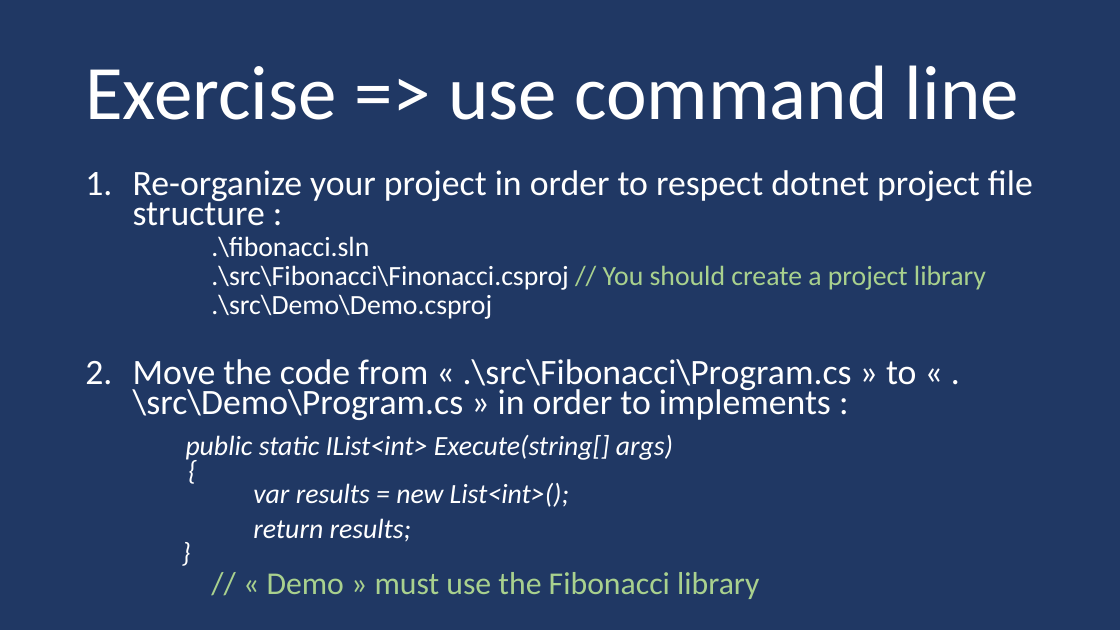
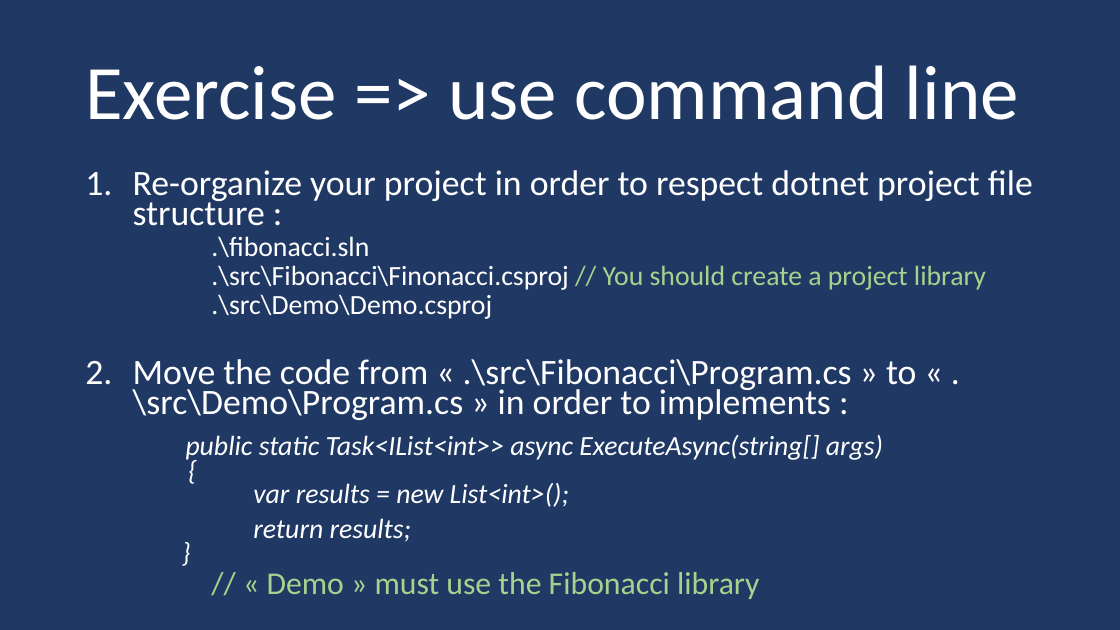
Before and after one commit to guillaume-chervet/course.dotnet, a slide deck: slide 92 of documentations/dotnet6.pptx. Drawn at 1120x630 pixels with LibreOffice and Linux fonts; fonts in the diff are those of the drawing. Boxes give left, top, right and bottom in pixels: in the first picture for what was removed or moved away, otherwise in the second. Text is boxed around its words. In the diff, an @@ line names an element or a change of style, - is before the commit and + after.

```diff
--- a/documentations/dotnet6.pptx
+++ b/documentations/dotnet6.pptx
@@ text at (186,435,883,507): text changed @@
-public static IList<int> Execute(string[] args)
-{
-var results = new List<int>();
+public static Task<IList<int>> async ExecuteAsync(string[] args)
+{
+var results = new List<int>();
```
Also in this commit, not shown: 2 other slides changed.
